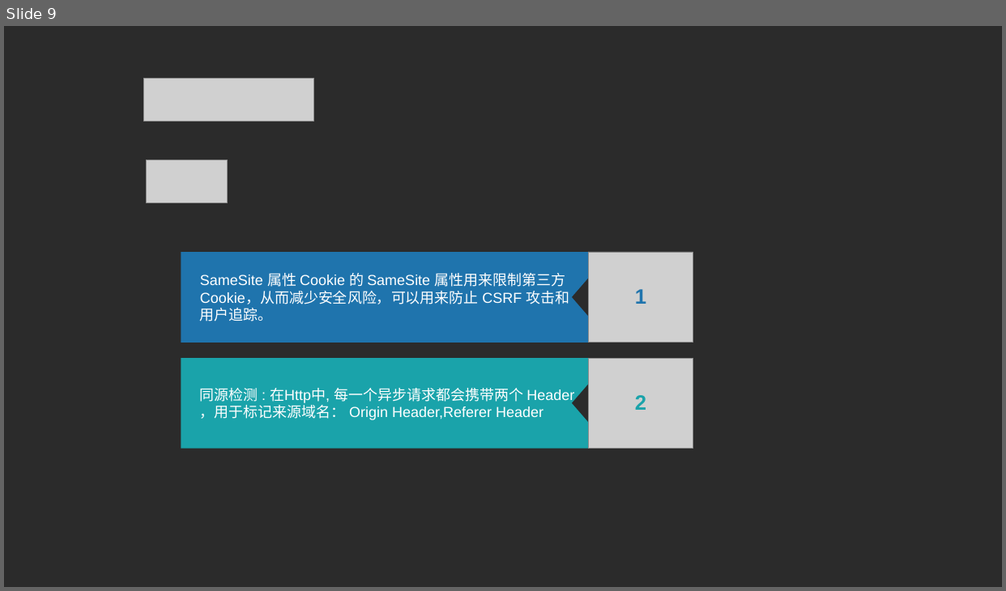
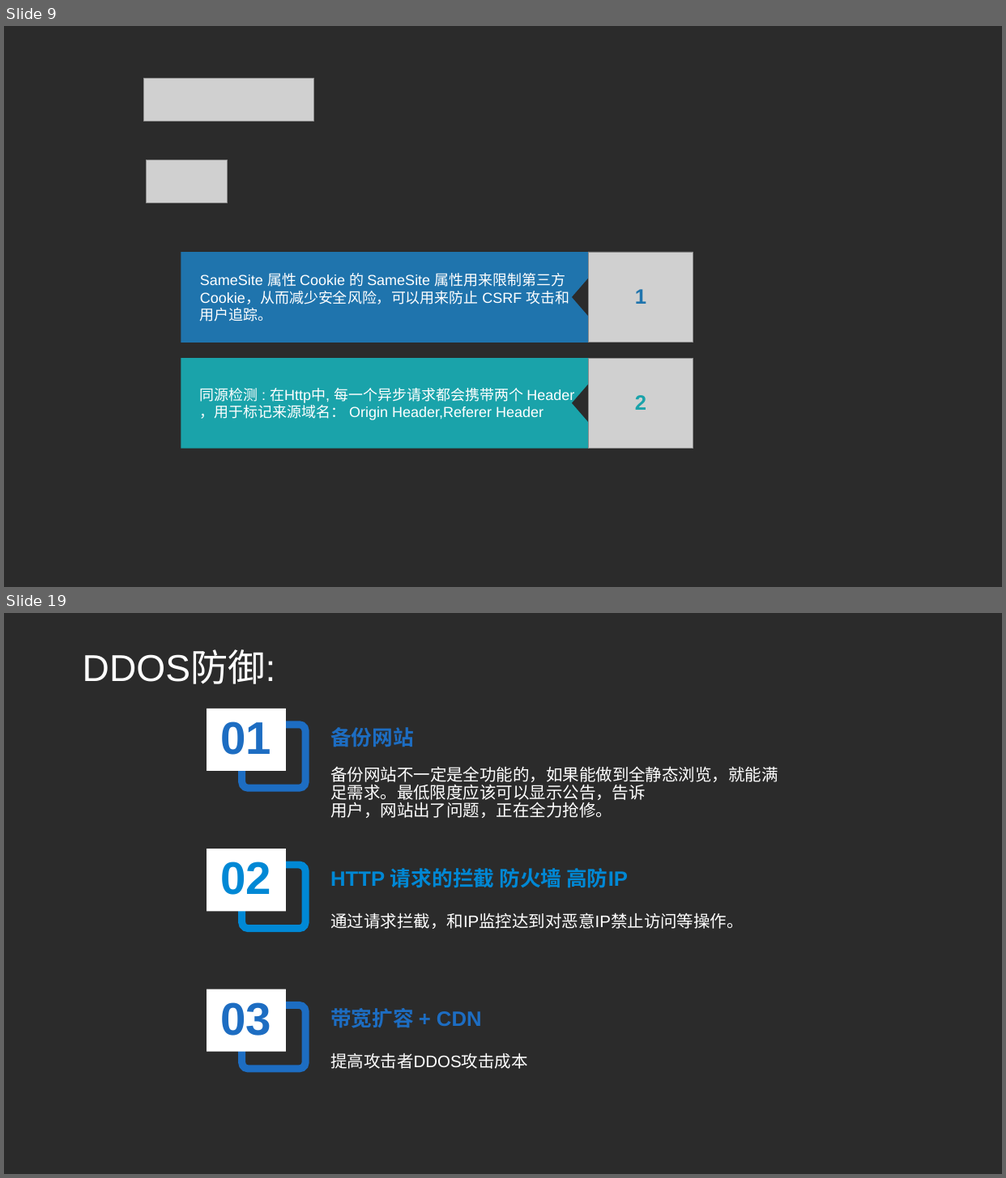
Before and after one commit to bigfairy-Jing/share-network-security, a slide deck: WebSecurity.ppt. Shown one above the other, each under a label of ours: slide 9 before the commit, slides 9 and 19 after it; the slides between them are not shown. The pictures are 1006x591 and 1006x1178 pixels, drawn with LibreOffice and Linux fonts; fonts in the diff are those of the drawing; grey boxes stand for pictures; background and template pictures are left out; a plain dark background stands for a picture behind light text. Boxes give left, top, right and bottom in pixels: in the first picture for what was removed or moved away, otherwise in the second. Text is boxed around its words. In the diff, an @@ line names an element or a change of style, - is before the commit and + after.

```diff
--- a/WebSecurity.ppt
+++ b/WebSecurity.ppt
@@ slide 19 added at box(4, 613, 1002, 1174), background picture (left out) @@
@@ text added at box(83, 652, 276, 684), 36 pt, text #FFFFFF @@
+DDOS防御:
@@ rectangle added at box(206, 709, 286, 771), fill #FFFFFF, 44 pt, text #1D6DC2, bold @@
+01
@@ rounded rectangle added at box(242, 725, 305, 788), outline #1D6DC2 7 pt @@
@@ text added at box(330, 727, 414, 747), 20 pt, text #1D6DC2, bold @@
+备份⽹站
@@ text added at box(330, 766, 778, 818), 16 pt, text #FFFFFF @@
+备份⽹站不⼀定是全功能的，如果能做到全静态浏览，就能满⾜需求。最低限度应该可以显示公告，告诉
+⽤户，⽹站出了问题，正在全⼒抢修。
@@ rectangle added at box(206, 849, 286, 911), fill #FFFFFF, 44 pt, text #0088D5, bold @@
+02
@@ freeform shape added at box(242, 865, 305, 929), outline #0088D5 7 pt @@
@@ text added at box(330, 868, 628, 888), 20 pt, text #0088D5, bold @@
+HTTP 请求的拦截 防火墙 ⾼防IP
@@ text added at box(330, 913, 744, 929), 16 pt, text #FFFFFF @@
+通过请求拦截，和IP监控达到对恶意IP禁止访问等操作。
@@ rectangle added at box(206, 990, 286, 1052), fill #FFFFFF, 44 pt, text #1D6DC2, bold @@
+03
@@ rounded rectangle added at box(242, 1005, 305, 1068), outline #1D6DC2 7 pt @@
@@ text added at box(330, 1008, 482, 1029), 20 pt, text #1D6DC2, bold @@
+带宽扩容 + CDN
@@ text added at box(330, 1053, 528, 1069), 16 pt, text #FFFFFF @@
+提⾼攻击者DDOS攻击成本
```
Also in this commit, not shown: 4 slides changed, 10 other slides added, 6 slides removed, 2 other files.
